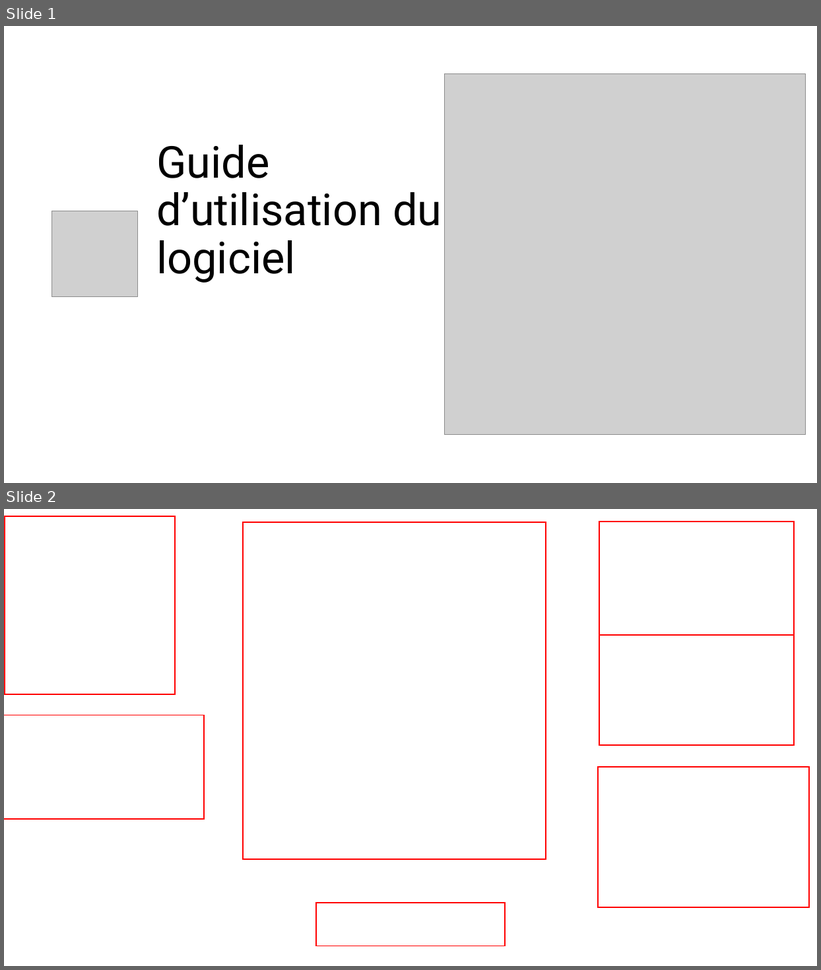
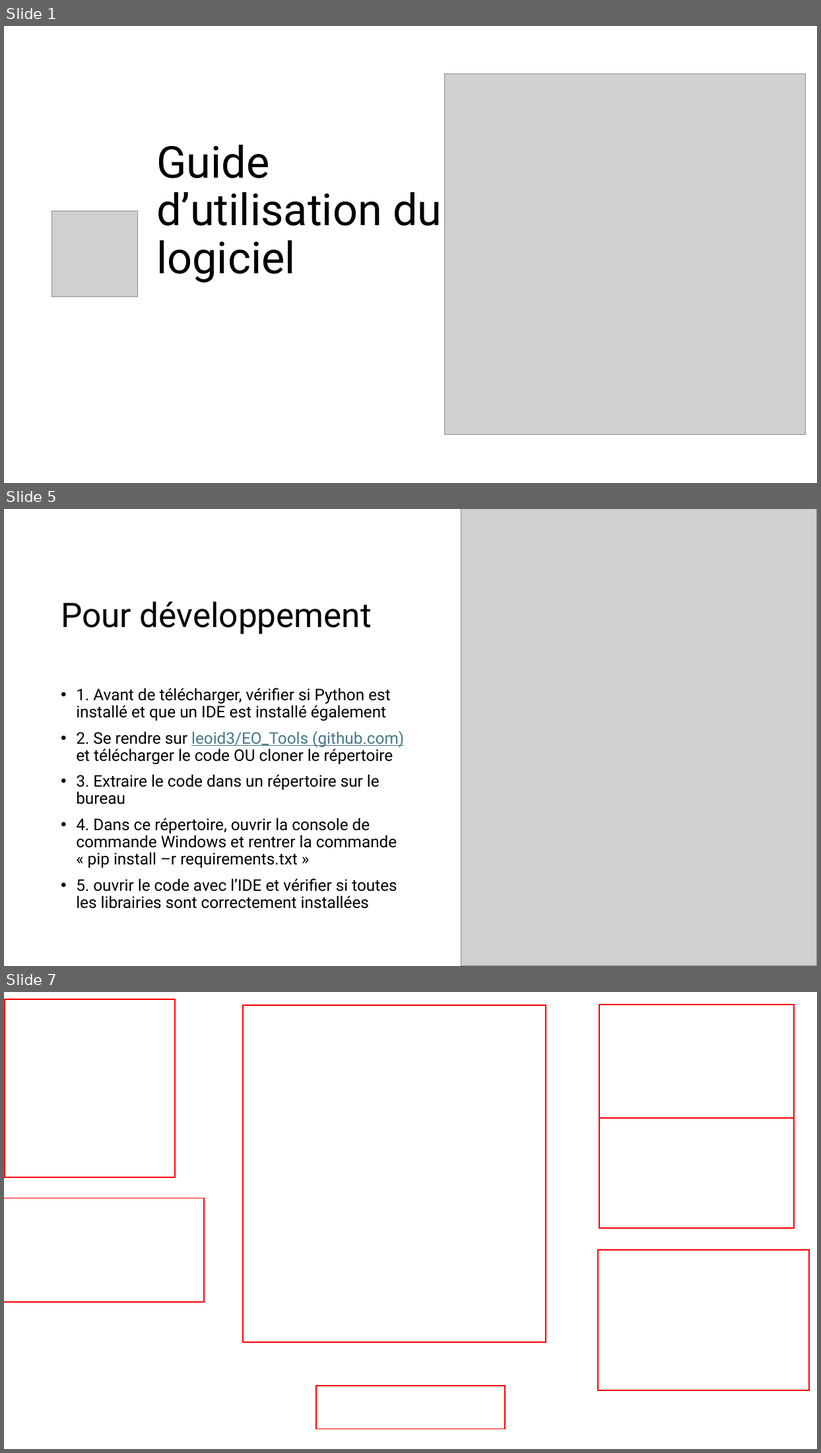
Before and after one commit to leoid3/EO_Tools, a slide deck: User guide.pptx. Shown one above the other, each under a label of ours: slides 1 and 2 before the commit, slides 1, 5 and 7 after it; the slides between them are not shown. The pictures are 821x970 and 821x1453 pixels, drawn with LibreOffice and Linux fonts; fonts in the diff are those of the drawing; grey boxes stand for pictures; background and template pictures are left out. Boxes give left, top, right and bottom in pixels: in the first picture for what was removed or moved away, otherwise in the second. Text is boxed around its words. In the diff, an @@ line names an element or a change of style, - is before the commit and + after.

```diff
--- a/User guide.pptx
+++ b/User guide.pptx
@@ slide 5 added at <box>4,509,817,966</box>, background #FFFFFF @@
@@ picture added at <box>461,509,817,966</box> @@
@@ title added at <box>61,601,372,634</box>, 40 pt, text #000000 @@
+Pour développement
@@ text added at <box>76,688,404,909</box>, 19 pt, text #000000 @@
+• 1. Avant de télécharger, vérifier si Python est installé et que un IDE est installé également
+• 2. Se rendre sur leoid3/EO_Tools (github.com) et télécharger le code OU cloner le répertoire
+• 3. Extraire le code dans un répertoire sur le bureau
+• 4. Dans ce répertoire, ouvrir la console de commande Windows et rentrer la commande « pip install –r requirements.txt »
+• 5. ouvrir le code avec l’IDE et vérifier si toutes les librairies sont correctement installées
@@ what was slide 2 is now slide 7 @@
```
Also in this commit, not shown: 3 slides changed, 6 other slides added, 37 other files.
